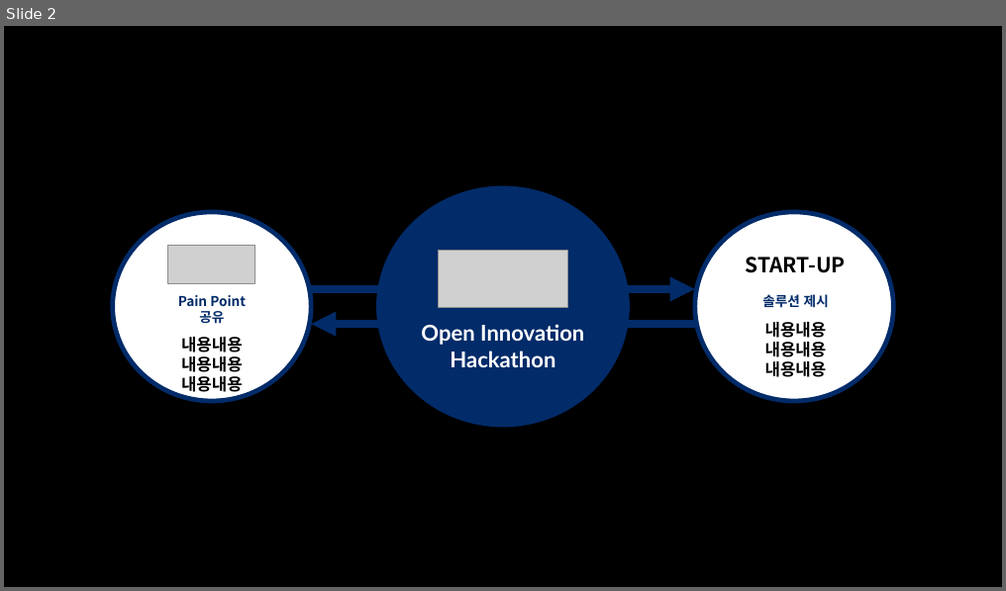
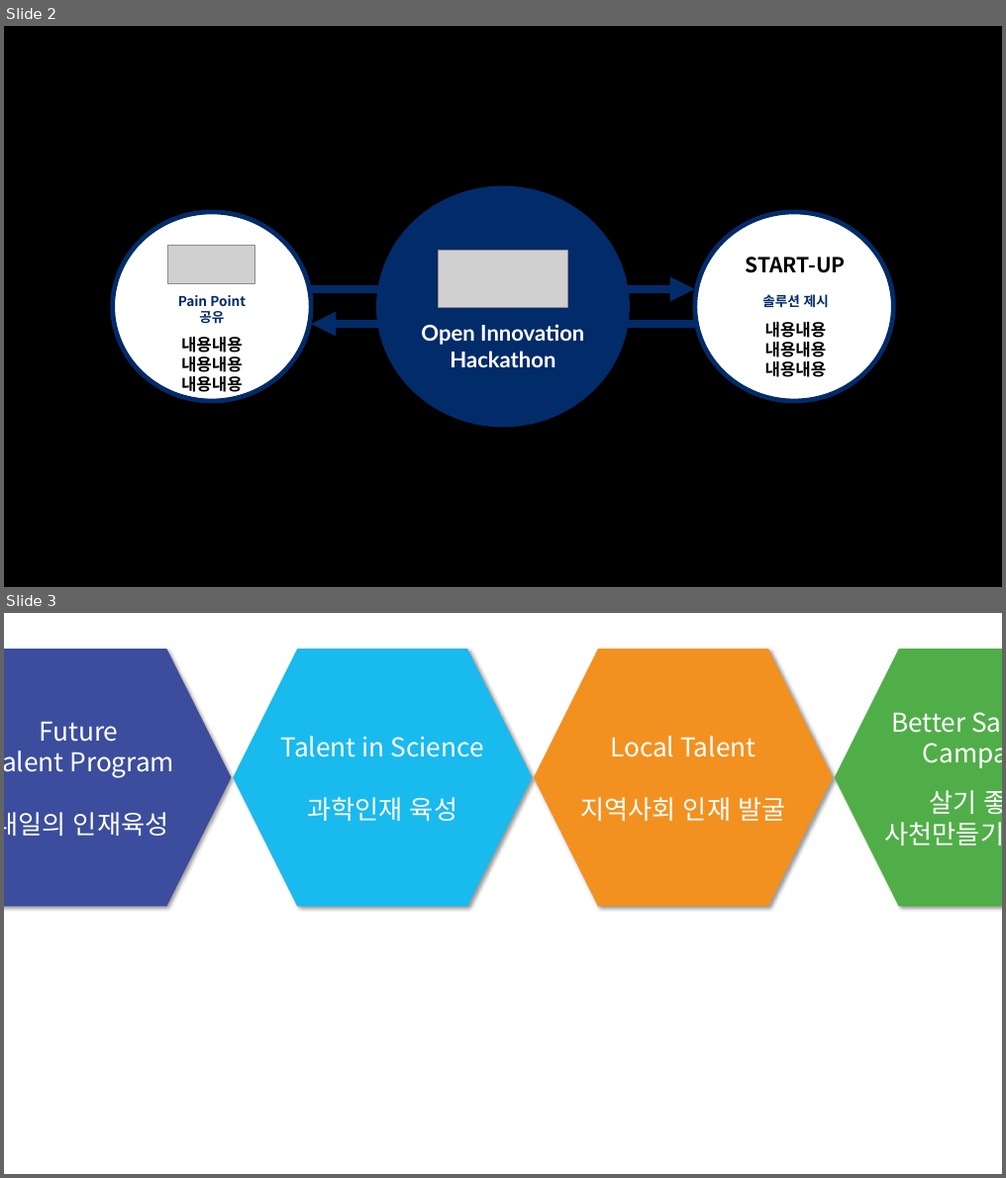
Before and after one commit to kingdoheee/batkoreaOIH, a slide deck: images/수정이미지.pptx. Shown one above the other, each under a label of ours: slide 2 before the commit, slides 2 and 3 after it. The pictures are 1006x591 and 1006x1178 pixels, drawn with LibreOffice and Linux fonts; fonts in the diff are those of the drawing; grey boxes stand for pictures; background and template pictures are left out. Boxes give left, top, right and bottom in pixels: in the first picture for what was removed or moved away, otherwise in the second. Text is boxed around its words. In the diff, an @@ line names an element or a change of style, - is before the commit and + after.

```diff
--- a/images/수정이미지.pptx
+++ b/images/수정이미지.pptx
@@ slide 3 added at (4,613,1002,1174), background #FFFFFF @@
@@ group added at (4,649,1002,906): 4 hexagons @@
+Future
+Talent Program
+내일의 인재육성
+Talent in Science
+과학인재 육성
+Local Talent
+지역사회 인재 발굴
+Better Sacheon Campaign
+살기 좋은
+사천만들기 캠페인
```
Also in this commit, not shown: 7 other files.
